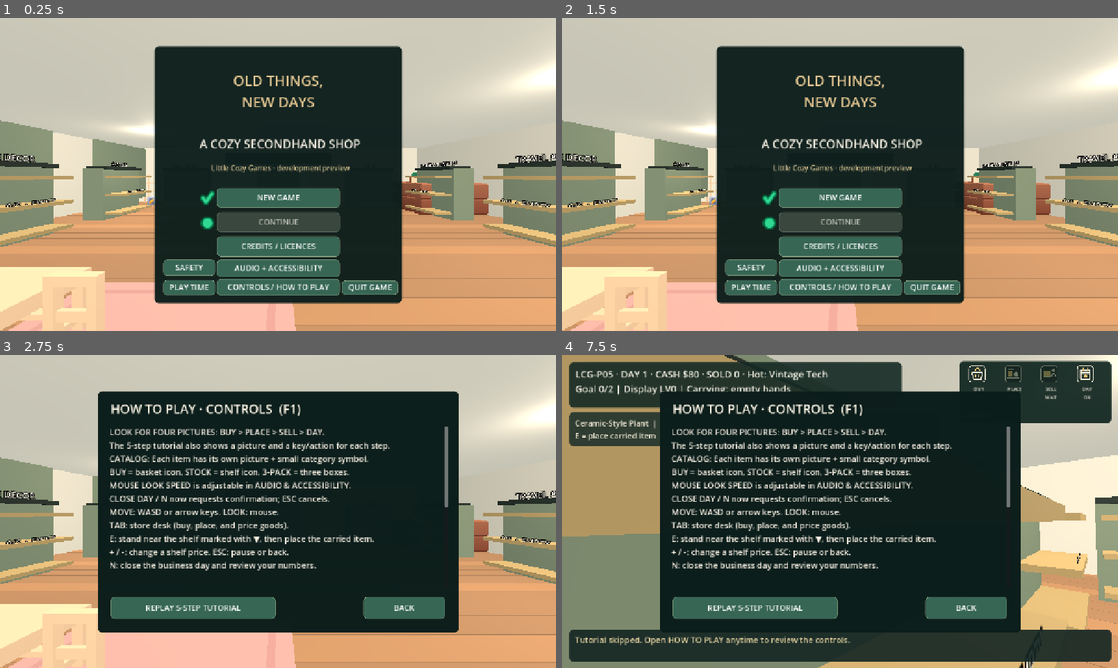
Above: before the commit, frames 1-4 (two rows, left to right).
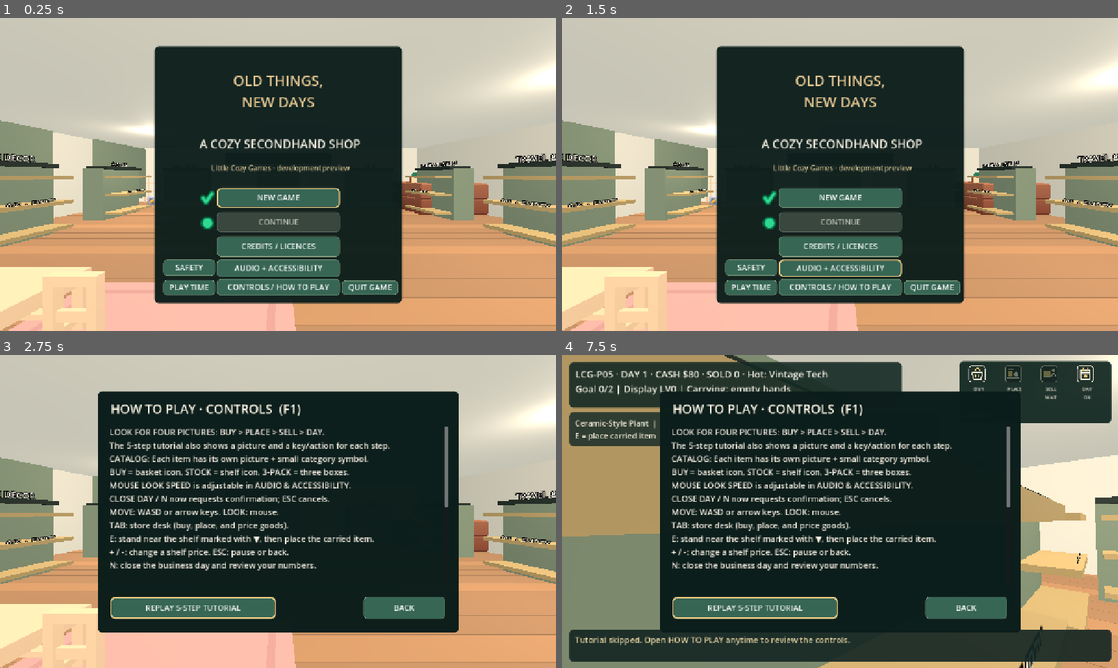
Above: after the commit, the same moments.

Repository: linyingxuan78-glitch/LCG-P05-Old-Things-New-Days
Game: Godot game, scene res://main.tscn
The game is run twice, just before and just after one commit, with the same random seed, the same clock (stepped at 60 frames per second) and the same inputs.
Inputs (mouse positions are in pixels of both pictures, inside the frame that each line leads up to):
- Up to frame 1 (0.25 s): no input
- Up to frame 2 (1.5 s): click "AUDIO + ACCESSIBILITY" at 0.5 s; click "DONE" at 1.25 s
- Up to frame 3 (2.75 s): click "CONTROLS / HOW TO PLAY" at 2 s
- Up to frame 4 (7.5 s): click "BACK" at 2.75 s; click "NEW GAME" at 3.5 s; click "SKIP / REPLAY IN HELP" at 4.25 s; tap Enter at 5, 5.1 s; move the mouse to (867, 511) at 5.02 s; hold W 5.03-7.25 s; click (867, 511) at 5.17 s; tap Space at 5.27, 6.02 s; move the mouse to (812, 511) at 5.77 s; tap Keypad Enter at 5.85 s; move the mouse to (851, 505) at 6.52 s; tap Tab at 6.6 s; click "HELP" at 7.25 s

The runs differ from the first frame. In frame 1, 0.1% of the frame differs, in the area x 39-62%, y 54-61%; in frame 2, 0.2%; in frame 3, 0.4%, in the area x 19-50%, y 77-85%; in frame 4, 0.4%.

Commit message:
feat(accessibility): explicit keyboard focus and predictable menu Tab order while preserving accessibility settings

Diff:
--- a/scripts/shop.gd
+++ b/scripts/shop.gd
@@ -1231,6 +1231,39 @@
     b.pressed.connect(on_press)
     return b
 
+func _focus_menu_controls(menu: Control, preferred_text: String = "") -> void:
+    # Explicit Godot keyboard focus avoids relying on unstable automatic guessing.
+    # The visible panel owns Tab / Shift+Tab; this never remaps gameplay keys.
+    if menu == null or not menu.visible or not menu.is_inside_tree():
+        return
+    var focusables: Array[Control] = []
+    for item in menu.get_children():
+        if item is Control:
+            var control: Control = item as Control
+            if not control.visible or control.focus_mode == Control.FOCUS_NONE:
+                continue
+            if control is BaseButton and (control as BaseButton).disabled:
+                continue
+            focusables.append(control)
+    if focusables.is_empty():
+        return
+    focusables.sort_custom(func(a: Control, b: Control) -> bool:
+        if absf(a.position.y - b.position.y) <= 8.0:
+            return a.position.x < b.position.x
+        return a.position.y < b.position.y
+    )
+    for index in range(focusables.size()):
+        var control: Control = focusables[index]
+        control.focus_next = control.get_path_to(focusables[(index + 1) % focusables.size()])
+        control.focus_previous = control.get_path_to(focusables[(index - 1 + focusables.size()) % focusables.size()])
+    var target: Control = focusables[0]
+    if not preferred_text.is_empty():
+        for candidate in focusables:
+            if candidate is Button and (candidate as Button).text == preferred_text:
+                target = candidate
+                break
+    target.grab_focus()
+
 func _center_panel(panel: Panel) -> void:
     # Center modal menus independently from screen resolution or aspect ratio.
     # Child buttons retain their coordinates relative to the centered panel.
@@ -1692,6 +1725,7 @@
     _refresh_ledger()
     _refresh_tutorial_ui()
     Input.mouse_mode = Input.MOUSE_MODE_VISIBLE
+    _focus_menu_controls(ledger_ui)
 
 func _close_ledger() -> void:
     ledger_ui.visible = false
@@ -1700,6 +1734,8 @@
         _refresh_ui()
     _refresh_tutorial_ui()
     Input.mouse_mode = Input.MOUSE_MODE_VISIBLE
+    if playing and not paused:
+        _focus_menu_controls(desk_ui)
 
 func _refresh_ledger() -> void:
     if ledger_text == null:
@@ -1735,6 +1771,7 @@
         pause_status_label.text = "Trading stops while the game is paused."
     _refresh_tutorial_ui()
     Input.mouse_mode = Input.MOUSE_MODE_VISIBLE
+    _focus_menu_controls(pause_ui, "RESUME")
 
 func _resume_pause() -> void:
     paused = false
@@ -1943,6 +1980,7 @@
         volume_labels[i].text = "%s  ·  %d%%" % [labels[i], roundi(volume*100.0)]
     _refresh_tutorial_ui()
     Input.mouse_mode = Input.MOUSE_MODE_VISIBLE
+    _focus_menu_controls(settings_ui)
 
 func _close_settings() -> void:
     settings_ui.visible = false
@@ -1955,6 +1993,12 @@
         _show_title()
     _refresh_tutorial_ui()
     Input.mouse_mode = Input.MOUSE_MODE_VISIBLE
+    if settings_source == "pause":
+        _focus_menu_controls(pause_ui, "AUDIO + ACCESSIBILITY")
+    elif settings_source == "desk" and playing:
+        _focus_menu_controls(desk_ui)
+    else:
+        _focus_menu_controls(title_ui, "AUDIO + ACCESSIBILITY")
 
 func _create_new_game_confirm_ui(parent: Node) -> void:
     new_game_confirm_ui = _panel(parent, Vector2(355, 216), Vector2(570, 278), Color(0.055,0.09,0.09,0.99))
@@ -1971,11 +2015,13 @@
     if FileAccess.file_exists(SAVE_PATH) or FileAccess.file_exists(SAVE_PATH + ".bak"):
         new_game_confirm_ui.visible = true
         Input.mouse_mode = Input.MOUSE_MODE_VISIBLE
+        _focus_menu_controls(new_game_confirm_ui, "CANCEL")
     else:
         _new_game()
 
 func _cancel_new_game() -> void:
     new_game_confirm_ui.visible = false
+    _focus_menu_controls(title_ui, "NEW GAME")
 
 func _confirm_new_game() -> void:
     new_game_confirm_ui.visible = false
@@ -2075,6 +2121,7 @@
     pause_ui.visible = false
     Input.mouse_mode = Input.MOUSE_MODE_VISIBLE
     _refresh_tutorial_ui()
+    _focus_menu_controls(help_ui)
 
 func _close_help() -> void:
     help_ui.visible = false
@@ -2089,6 +2136,12 @@
     else:
         _show_title()
     _refresh_ui()
+    if help_source == "pause":
+        _focus_menu_controls(pause_ui, "CONTROLS / TUTORIAL")
+    elif help_source == "desk":
+        _focus_menu_controls(desk_ui, "HELP")
+    elif help_source == "title":
+        _focus_menu_controls(title_ui, "CONTROLS / HOW TO PLAY")
 
 func _restart_tutorial() -> void:
     if not playing:
@@ -2179,6 +2232,7 @@
     _refresh_tutorial_ui()
     Input.mouse_mode = Input.MOUSE_MODE_VISIBLE
     audio_music.stop()
+    _focus_menu_controls(title_ui, "NEW GAME")
 
 func _new_game() -> void:
     new_game_confirm_ui.visible = false
